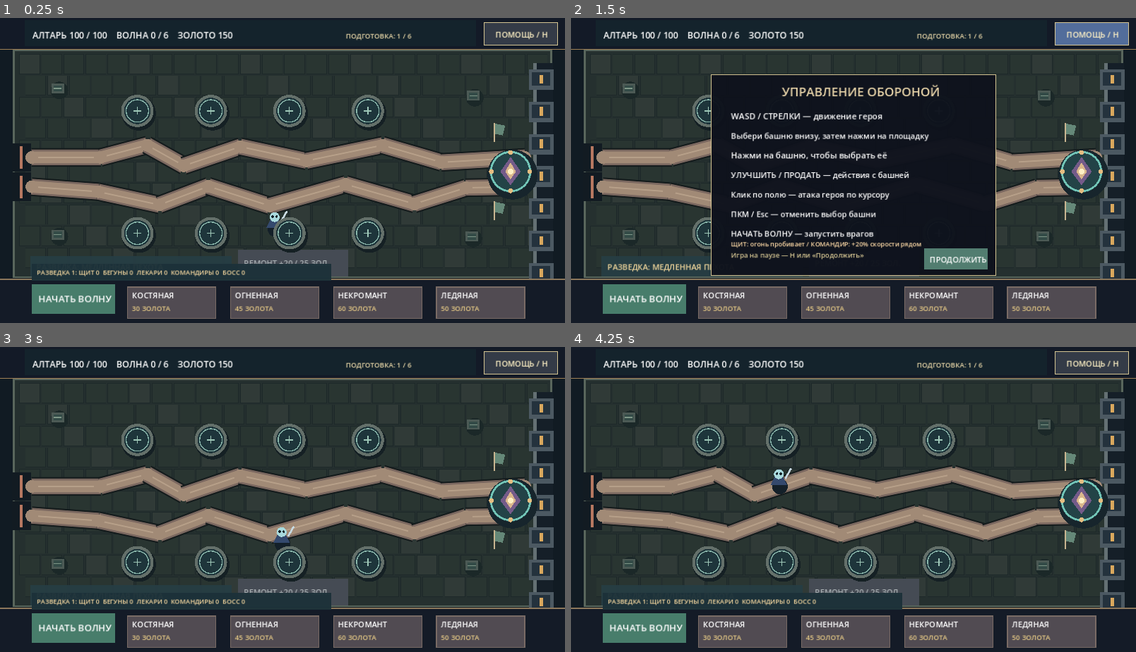
Above: before the commit, frames 1-4 (two rows, left to right).
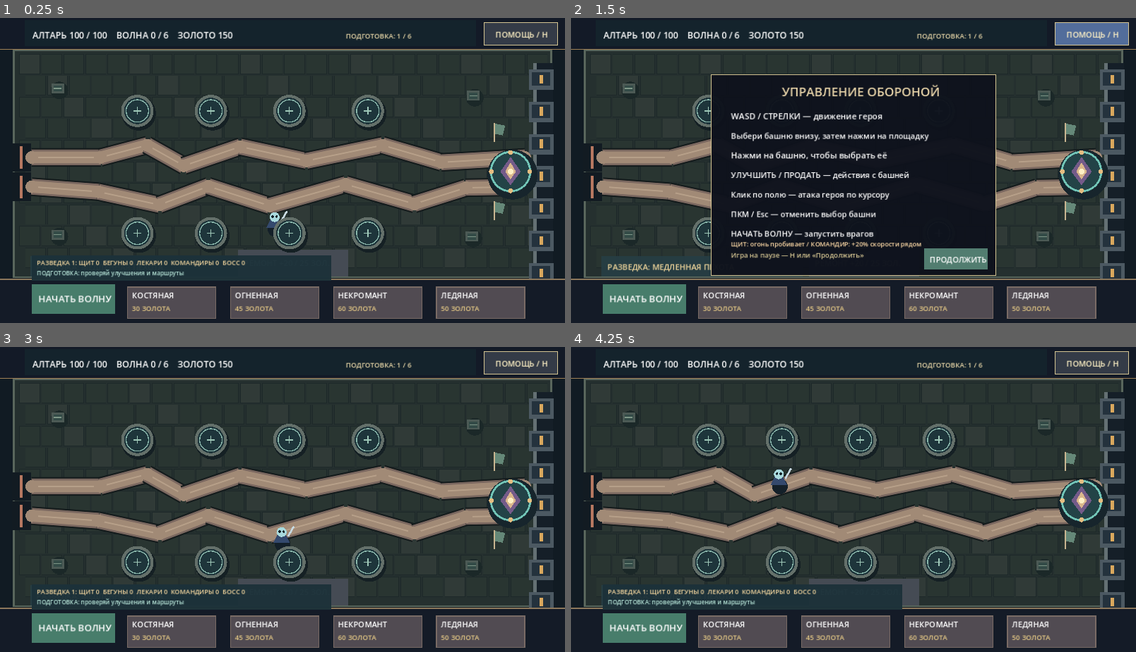
Above: after the commit, the same moments.

Repository: DoctorStrangeSH/Last-Ritual
Game: Godot game, scene res://scenes/topdown_td_prototype.tscn
Two runs of this game, one before a commit and one after it. Both use one fixed random seed, a clock stepped at 60 frames per second and the inputs below. This scene is started directly instead of the project's main scene.
Inputs (mouse positions are in pixels of both pictures, inside the frame that each line leads up to):
- Up to frame 1 (0.25 s): no input
- Up to frame 2 (1.5 s): tap Enter at 0.5 s; move the mouse to (977, 161) at 0.52 s; hold Right (ui_right) 0.53-1.28 s; tap H at 0.6 s; click (977, 161) at 0.67 s; tap Space at 0.77, 1.25 s; move the mouse to (740, 191) at 1.27 s; hold Down (ui_down) from 1.28 s (still down); tap E at 1.35 s
- Up to frame 3 (3 s): tap Space at 1.52, 2.75 s; tap Enter at 2 s; move the mouse to (339, 435) at 2.02 s; release Down (ui_down) at 2.03 s; hold Right (ui_right) 2.03-2.78 s; tap R at 2.1 s; move the mouse to (254, 569) at 2.77 s; hold Up (ui_up) from 2.78 s (still down); tap H at 2.85 s; click (254, 569) at 2.92 s
- Up to frame 4 (4.25 s): tap Space at 3.02, 3.77 s; move the mouse to (1023, 554) at 3.52 s; release Up (ui_up) at 3.53 s; hold Left (ui_left) from 3.53 s (still down); tap E at 3.6 s

The runs differ from the first frame. In frame 1, 1.4% of the frame differs, in the area x 6-59%, y 77-85%; in frame 2, nothing differs; in frame 3, 1.4%; in frame 4, 1.4%.

Commit message:
TD #247: tactical counter-tips in wave scouting

Diff:
--- a/scripts/topdown_td_prototype.gd
+++ b/scripts/topdown_td_prototype.gd
@@ -305,6 +305,21 @@
         if roles.has(role):
             roles[role] += 1
     return {"wave": next_wave, "runner": roles["runner"], "brute": roles["brute"], "healer": budget["support"], "captain": budget["captain"], "boss": budget["boss"]}
+
+func scouting_counter_tip(scout: Dictionary) -> String:
+    if scout.is_empty():
+        return ""
+    if int(scout.get("boss", 0)) > 0:
+        return "БОСС: усиливай башни и береги алтарь"
+    if int(scout.get("captain", 0)) > 0:
+        return "КОМАНДИР: устрани его, чтобы замедлить отряд"
+    if int(scout.get("brute", 0)) > 0 and siege_day >= 3:
+        return "БРОНЯ: огненные башни игнорируют защиту"
+    if int(scout.get("runner", 0)) > 0:
+        return "РАЗВЕДЧИКИ: ледяные башни замедляют прорыв"
+    if int(scout.get("healer", 0)) > 0:
+        return "ЛЕКАРИ: сосредоточь огонь на поддержке"
+    return "ПОДГОТОВКА: проверяй улучшения и маршруты"
 
 func wave_lane_assignments(enemy_count: int, next_wave: int) -> Array[int]:
     # Each group of lane_count enemies covers every lane once, but their
@@ -1515,8 +1530,9 @@
         var scout: Dictionary = next_wave_scouting()
         var scout_text := "РАЗВЕДКА %d: ЩИТ %d  БЕГУНЫ %d  ЛЕКАРИ %d  КОМАНДИРЫ %d  БОСС %d" % [
             int(scout["wave"]), int(scout["brute"]), int(scout["runner"]), int(scout["healer"]), int(scout["captain"]), int(scout["boss"])]
-        draw_rect(Rect2(65, 503, 610, 34), Color("#1c3139", 0.96))
-        draw_fitted_label(Vector2(75, 525), scout_text, 13, 590, Color("#f7d9a0"))
+        draw_rect(Rect2(65, 485, 610, 52), Color("#1c3139", 0.96))
+        draw_fitted_label(Vector2(75, 505), scout_text, 13, 590, Color("#f7d9a0"))
+        draw_fitted_label(Vector2(75, 526), scouting_counter_tip(scout), 12, 590, Color("#b7e5d8"))
 
     # Draw the HUD after roads and world sprites, so the map never hides labels.
     draw_rect(Rect2(50, 5, 920, 53), Color("#14242c", 0.94))
